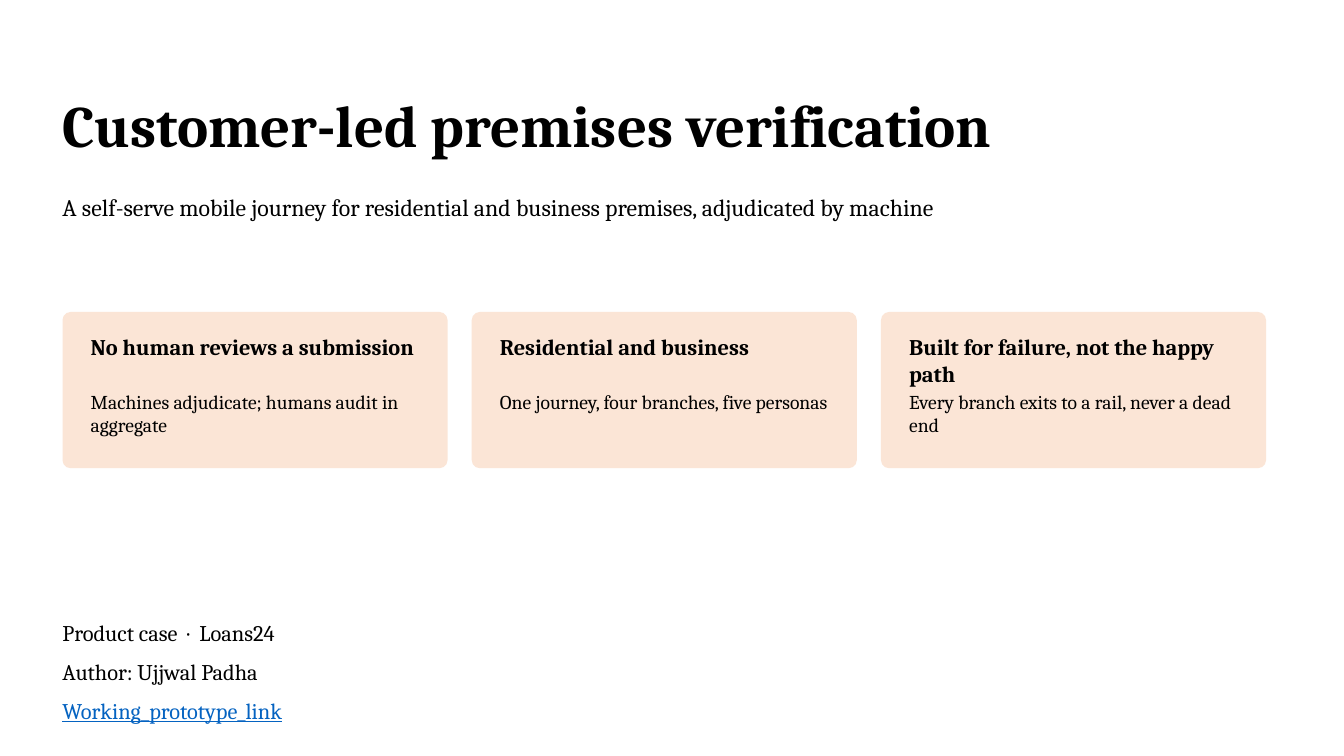
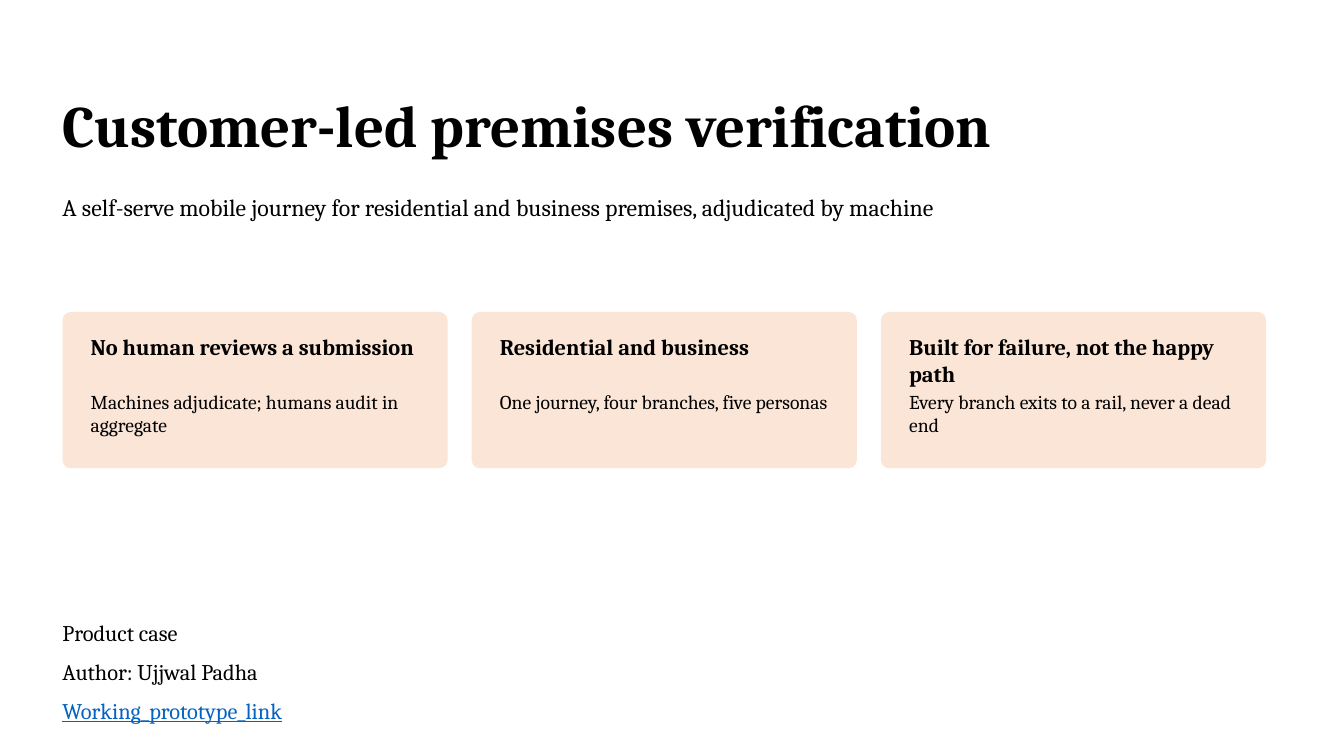
Before and after one commit to ujjwal-lang/Declared-Premises-Verification-for-loan, a slide deck: slide 1 of premises-verification_8.pptx. Drawn at 1344x756 pixels with LibreOffice and Linux fonts; fonts in the diff are those of the drawing. Boxes give left, top, right and bottom in pixels: in the first picture for what was removed or moved away, otherwise in the second. Text is boxed around its words. In the diff, an @@ line names an element or a change of style, - is before the commit and + after.

```diff
--- a/premises-verification_8.pptx
+++ b/premises-verification_8.pptx
@@ text at (62, 625, 178, 642): text changed @@
-Product case · Loans24
+Product case
```
